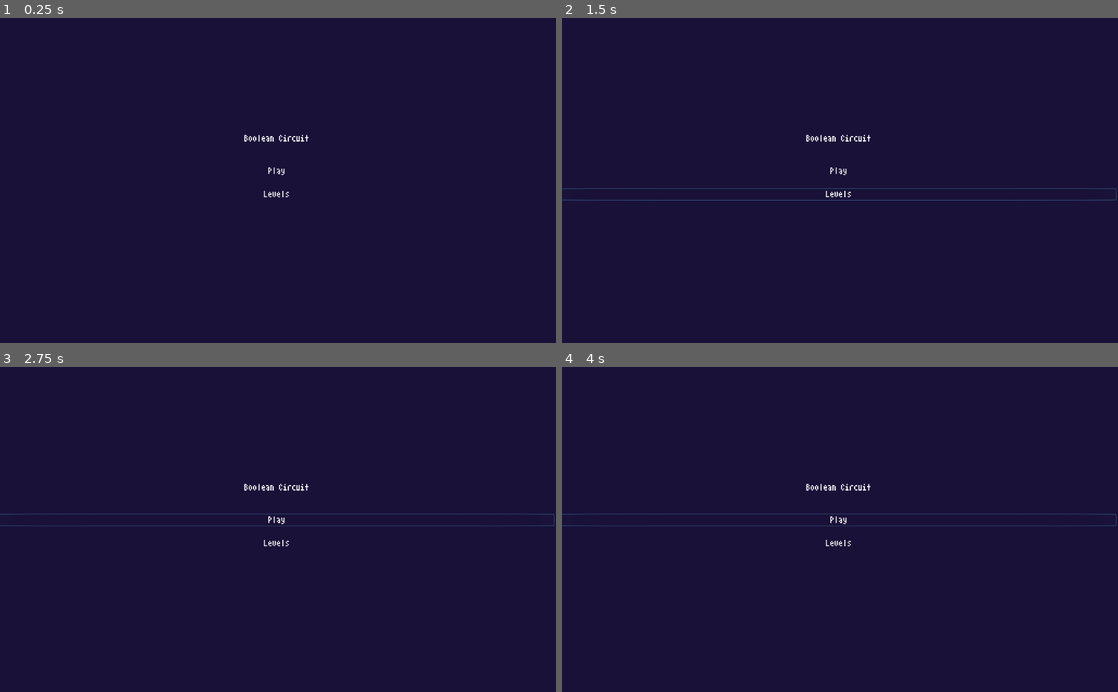
Above: before the commit, frames 1-4 (two rows, left to right).
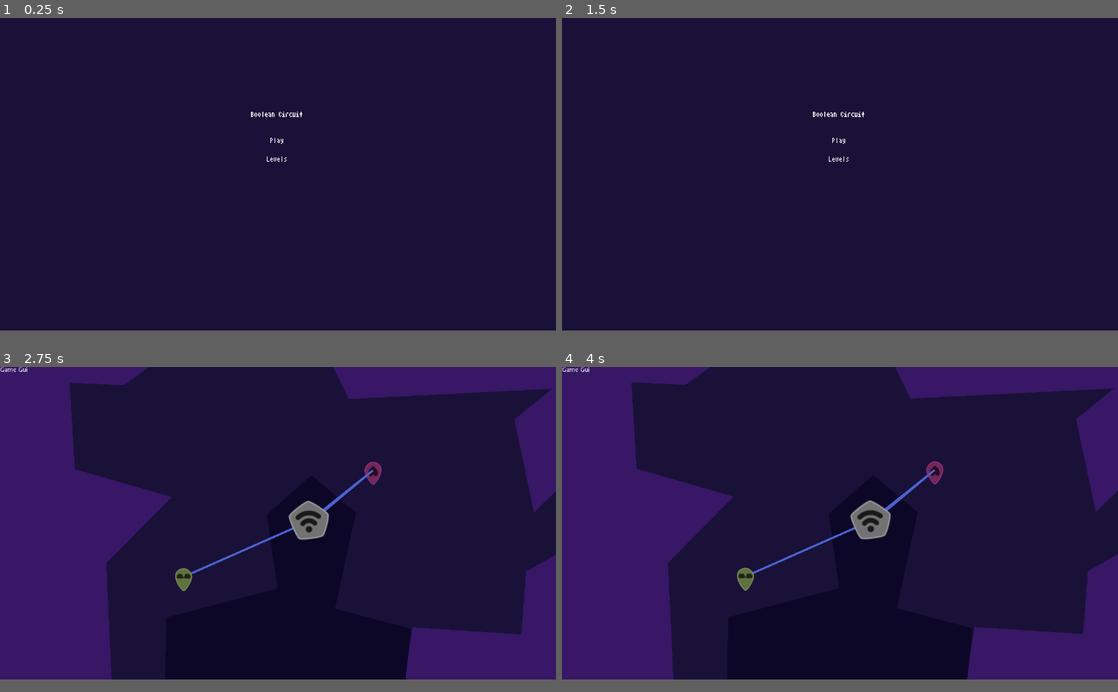
Above: after the commit, the same moments.

Repository: jacobabarbary/BooleanCircuit
Game: Godot game, scene res://game.tscn
Same seed, same stepped clock (60 frames per second), same inputs: the game is played once before the commit and once after it. Before the commit the project starts from res://gui/menu.tscn.
Inputs (mouse positions are in pixels of both pictures, inside the frame that each line leads up to):
- Up to frame 1 (0.25 s): no input
- Up to frame 2 (1.5 s): click "Levels" at 0.5 s; click "Levels" (after the commit: "back") at 1.25 s
- Up to frame 3 (2.75 s): click "Play" at 2 s
- Up to frame 4 (4 s): click (840, 519) at 2.75 s, where only the run before the commit has a clickable "Play"; click (840, 519) at 3.5 s, where only the run before the commit has a clickable "Play"
In our replay, the window is 800x468 before the commit and 800x450 after it. These sizes can differ from the game's own. Grey fills any space a smaller window leaves; there, only what the larger window draws over its background counts as a difference.

The runs differ from the first frame. In frame 1, 0.3% of the frame differs, in the area x 43-56%, y 28-56%; in frame 2, 0.7%; in frame 3, 31%, in the area x 0-100%, y 0-97%; in frame 4, 31%.

Commit message:
added pause menu

Diff:
--- a/World.gd
+++ b/World.gd
@@ -4,6 +4,9 @@
 
 var lvl_num: int = 1
 
+func _on_reset_level():
+	print('wowoowowo')
+	load_level(lvl_num)
 
 func _on_start_level(num):
 	load_level(num)
--- a/door.gd
+++ b/door.gd
@@ -4,13 +4,3 @@
 onready var sprite = $Sprite
 onready var scene_root = get_tree().current_scene
 var type = 1
-
-func _process(delta):
-
-	if typeof(scene_root.types[type]) == TYPE_BOOL:
-		if scene_root.types[type] == true:
-			collider.disabled = true
-			sprite.visible = false
-	else:
-		collider.disabled = false
-		sprite.visible = true
--- a/game.tscn
+++ b/game.tscn
@@ -9,6 +9,7 @@
 
 [node name="World" type="Node" parent="." groups=[
 "GameEnder",
+"LevelReseter",
 "LevelStarter",
 ]]
 script = ExtResource( 2 )
--- /dev/null
+++ b/gui/buttons/end_game.gd
@@ -0,0 +1,4 @@
+extends Button
+
+func _on_LoadGui_pressed():
+	get_tree().call_group("GameEnder", "_on_end_game")
--- /dev/null
+++ b/gui/buttons/end_game.tscn
@@ -0,0 +1,23 @@
+[gd_scene load_steps=4 format=2]
+
+[ext_resource path="res://gui/buttons/end_game.gd" type="Script" id=1]
+[ext_resource path="res://assets/AtariSmall.ttf" type="DynamicFontData" id=2]
+
+[sub_resource type="DynamicFont" id=1]
+font_data = ExtResource( 2 )
+
+[node name="LoadGui" type="Button"]
+anchor_right = 1.0
+anchor_bottom = 1.0
+margin_left = 40.0
+margin_top = 40.0
+margin_right = -40.0
+margin_bottom = -40.0
+custom_fonts/font = SubResource( 1 )
+text = "Exit"
+flat = true
+script = ExtResource( 1 )
+__meta__ = {
+"_edit_use_anchors_": false
+}
+[connection signal="pressed" from="." to="." method="_on_LoadGui_pressed"]
--- /dev/null
+++ b/gui/buttons/reset_level.gd
@@ -0,0 +1,4 @@
+extends Button
+
+func _on_ResetLevel_pressed():
+	get_tree().call_group("LevelReseter", "_on_reset_level")
--- /dev/null
+++ b/gui/buttons/reset_level.tscn
@@ -0,0 +1,23 @@
+[gd_scene load_steps=4 format=2]
+
+[ext_resource path="res://gui/buttons/reset_level.gd" type="Script" id=1]
+[ext_resource path="res://assets/AtariSmall.ttf" type="DynamicFontData" id=2]
+
+[sub_resource type="DynamicFont" id=1]
+font_data = ExtResource( 2 )
+
+[node name="ResetLevel" type="Button"]
+anchor_right = 1.0
+anchor_bottom = 1.0
+margin_left = 40.0
+margin_top = 40.0
+margin_right = -40.0
+margin_bottom = -40.0
+custom_fonts/font = SubResource( 1 )
+text = "Reset"
+flat = true
+script = ExtResource( 1 )
+__meta__ = {
+"_edit_use_anchors_": false
+}
+[connection signal="pressed" from="." to="." method="_on_ResetLevel_pressed"]
--- a/gui/game.gd
+++ b/gui/game.gd
@@ -1,5 +1,13 @@
 extends Control
 
+onready var pause_popup = $Pause
+onready var death_popup = $Death
 
-func _input(event):
-	pass
+
+
+func _process(delta):
+	if Input.is_action_just_pressed("ui_pause"):
+		pause_popup.visible = !pause_popup.visible
+
+func _on_all_players_disconnected():
+	death_popup.visible = true
--- a/gui/game.tscn
+++ b/gui/game.tscn
@@ -1,6 +1,9 @@
-[gd_scene load_steps=2 format=2]
+[gd_scene load_steps=5 format=2]
 
 [ext_resource path="res://gui/game.gd" type="Script" id=1]
+[ext_resource path="res://gui/popups/Popup.tscn" type="PackedScene" id=2]
+[ext_resource path="res://gui/buttons/reset_level.tscn" type="PackedScene" id=3]
+[ext_resource path="res://gui/buttons/end_game.tscn" type="PackedScene" id=4]
 
 [node name="Gui" type="Control"]
 anchor_right = 1.0
@@ -11,9 +14,15 @@
 }
 
 [node name="Label" type="Label" parent="."]
-margin_right = 40.0
+margin_right = 64.0
 margin_bottom = 14.0
 text = "Game Gui"
 __meta__ = {
 "_edit_use_anchors_": false
 }
+
+[node name="Pause" parent="." instance=ExtResource( 2 )]
+title = "Pause"
+buttons = [ ExtResource( 3 ), ExtResource( 4 ) ]
+
+[node name="Death" parent="." instance=ExtResource( 2 )]
--- /dev/null
+++ b/gui/popups/Popup.gd
@@ -0,0 +1,15 @@
+extends Popup
+
+export(String) var title = 'Title'
+export(Array, PackedScene) var buttons = []
+
+onready var label = $CenterContainer/VBoxContainer/Label
+onready var vbox = $CenterContainer/VBoxContainer
+
+func _on_reset_level():
+	visible = false
+
+func _ready():
+	label.text = title
+	for button in buttons:
+		vbox.add_child( button.instance() )
--- /dev/null
+++ b/gui/popups/Popup.tscn
@@ -0,0 +1,59 @@
+[gd_scene load_steps=5 format=2]
+
+[ext_resource path="res://assets/AtariSmall.ttf" type="DynamicFontData" id=1]
+[ext_resource path="res://gui/popups/Popup.gd" type="Script" id=2]
+[ext_resource path="res://gui/buttons/load_level.tscn" type="PackedScene" id=3]
+
+[sub_resource type="DynamicFont" id=1]
+font_data = ExtResource( 1 )
+
+[node name="Popup" type="Popup" groups=[
+"LevelReseter",
+]]
+anchor_right = 1.0
+anchor_bottom = 1.0
+margin_left = 200.0
+margin_top = 100.0
+margin_right = -200.0
+margin_bottom = -100.0
+script = ExtResource( 2 )
+__meta__ = {
+"_edit_use_anchors_": false
+}
+buttons = [ ExtResource( 3 ) ]
+
+[node name="ColorRect" type="ColorRect" parent="."]
+anchor_right = 1.0
+anchor_bottom = 1.0
+color = Color( 0, 0, 0, 0.290196 )
+__meta__ = {
+"_edit_use_anchors_": false
+}
+
+[node name="CenterContainer" type="CenterContainer" parent="."]
+anchor_right = 1.0
+anchor_bottom = 1.0
+__meta__ = {
+"_edit_use_anchors_": false
+}
+
+[node name="VBoxContainer" type="VBoxContainer" parent="CenterContainer"]
+margin_left = 420.0
+margin_top = 251.0
+margin_right = 460.0
+margin_bottom = 268.0
+custom_constants/separation = 30
+__meta__ = {
+"_edit_use_anchors_": false
+}
+
+[node name="Label" type="Label" parent="CenterContainer/VBoxContainer"]
+margin_right = 44.0
+margin_bottom = 17.0
+custom_fonts/font = SubResource( 1 )
+text = "Title"
+align = 1
+valign = 1
+__meta__ = {
+"_edit_use_anchors_": false
+}
--- a/project.godot
+++ b/project.godot
@@ -16,8 +16,13 @@
 [application]
 
 config/name="BooleanCircuit"
-run/main_scene="res://gui/menu.tscn"
+run/main_scene="res://game.tscn"
 config/icon="res://icon.png"
+
+[display]
+
+window/size/width=1280
+window/size/height=720
 
 [input]
 
